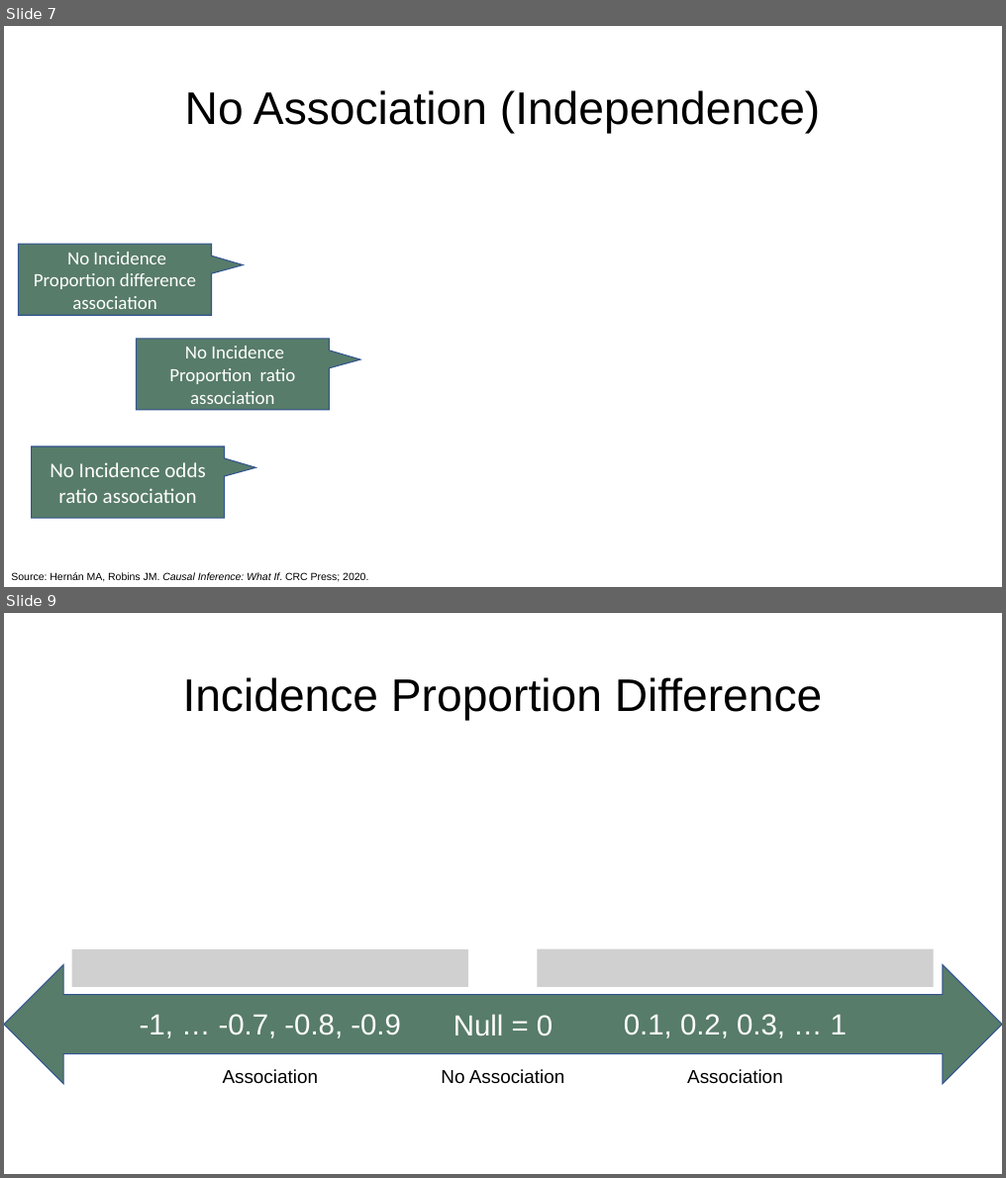
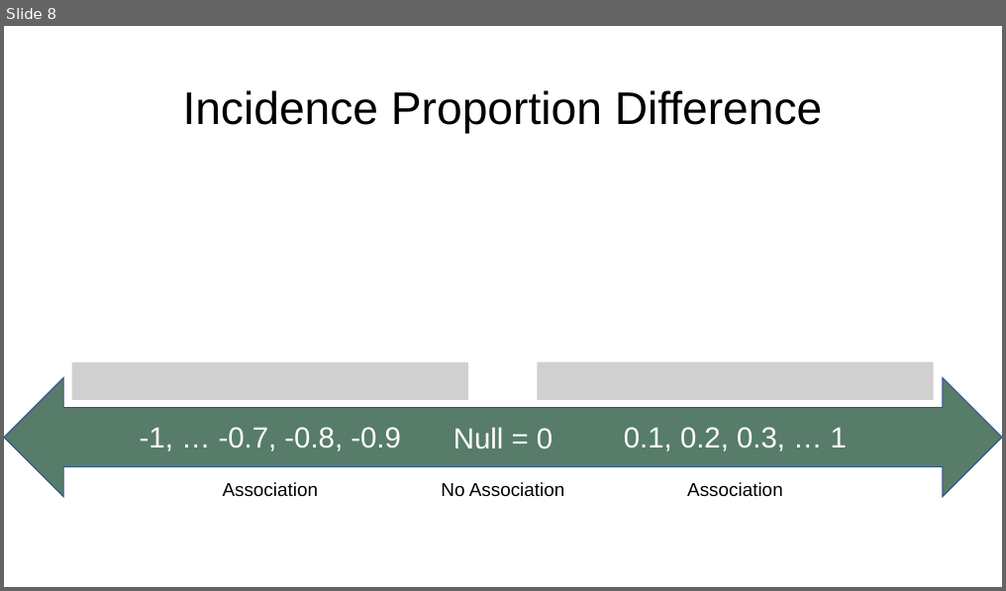
Before and after one commit to brad-cannell/r4epi, a slide deck: img/10_part_intro_epi/05_measures_of_association/measures_of_assocaition.pptx. Shown one above the other, each under a label of ours: slides 7 and 9 before the commit, slide 8 after it; the slides between them are not shown. The pictures are 1006x1178 and 1006x591 pixels, drawn with LibreOffice and Linux fonts; fonts in the diff are those of the drawing; grey boxes stand for pictures. Boxes give left, top, right and bottom in pixels: in the first picture for what was removed or moved away, otherwise in the second. Text is boxed around its words. In the diff, an @@ line names an element or a change of style, - is before the commit and + after.

```diff
--- a/img/10_part_intro_epi/05_measures_of_association/measures_of_assocaition.pptx
+++ b/img/10_part_intro_epi/05_measures_of_association/measures_of_assocaition.pptx
@@ slide 7 removed at [4,26,1002,587], background #FFFFFF @@
@@ title removed at [185,90,820,134] @@
-No Association (Independence)
@@ speech box removed at [18,244,211,315] @@
-No Incidence Proportion difference association
@@ speech box removed at [136,339,329,410] @@
-No Incidence Proportion ratio association
@@ speech box removed at [32,447,225,518] @@
-No Incidence odds ratio association
@@ text removed at [11,572,368,582] @@
-Source: Hernán MA, Robins JM. Causal Inference: What If. CRC Press; 2020.
@@ what was slide 9 is now slide 8 @@
```
Also in this commit, not shown: 1 slide changed, 6 other slides removed, 33 other files.
